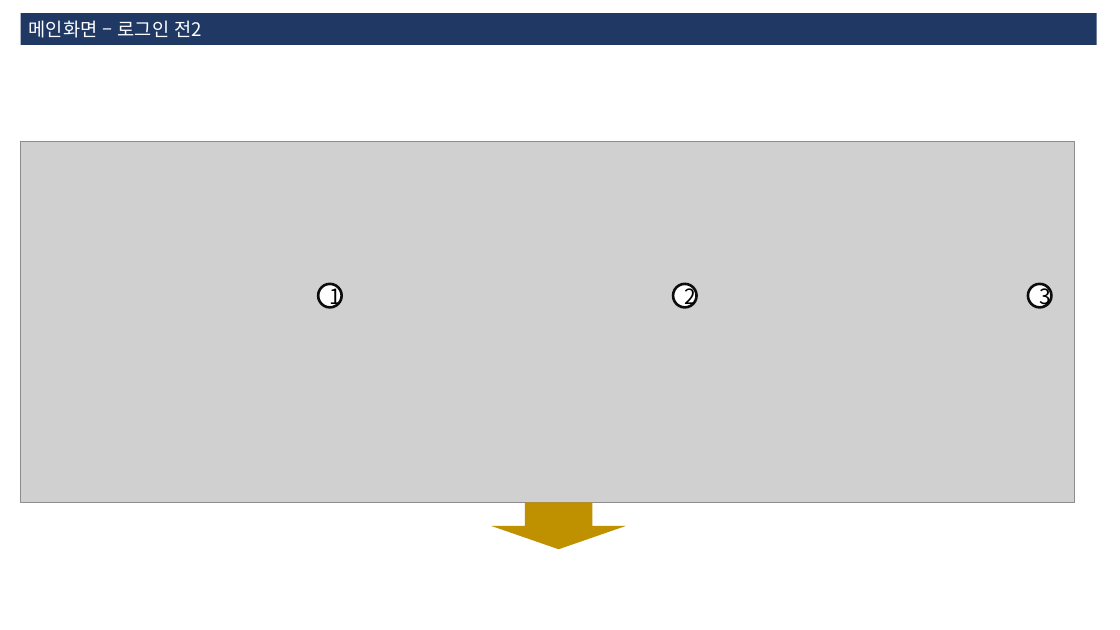
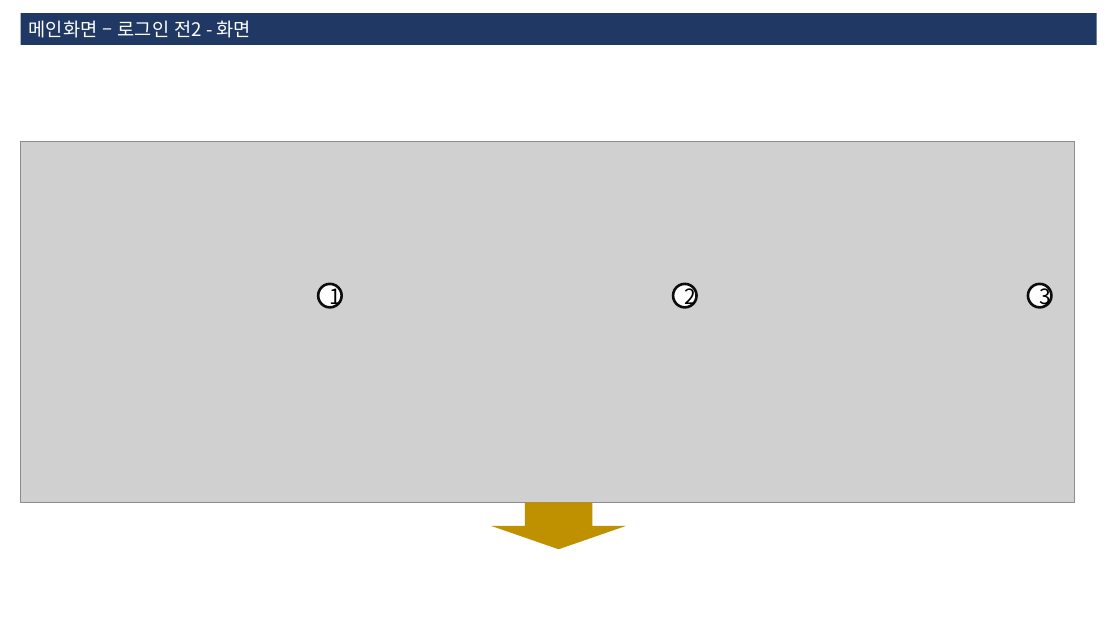
Before and after one commit to 3dwebart/html-publish, a slide deck: slide 12 of web/data/guide.pptx (slide 10 before the commit). Drawn at 1120x630 pixels with LibreOffice and Linux fonts; fonts in the diff are those of the drawing; grey boxes stand for pictures. Boxes give left, top, right and bottom in pixels: in the first picture for what was removed or moved away, otherwise in the second. Text is boxed around its words. In the diff, an @@ line names an element or a change of style, - is before the commit and + after.

```diff
--- a/web/data/guide.pptx
+++ b/web/data/guide.pptx
@@ text in rectangle at (x1=29, y1=20, x2=251, y2=38): text changed @@
-메인화면 – 로그인 전2
+메인화면 – 로그인 전2 - 화면
```
Also in this commit, not shown: 7 other slides changed, 11 slides added, 3 other files.
